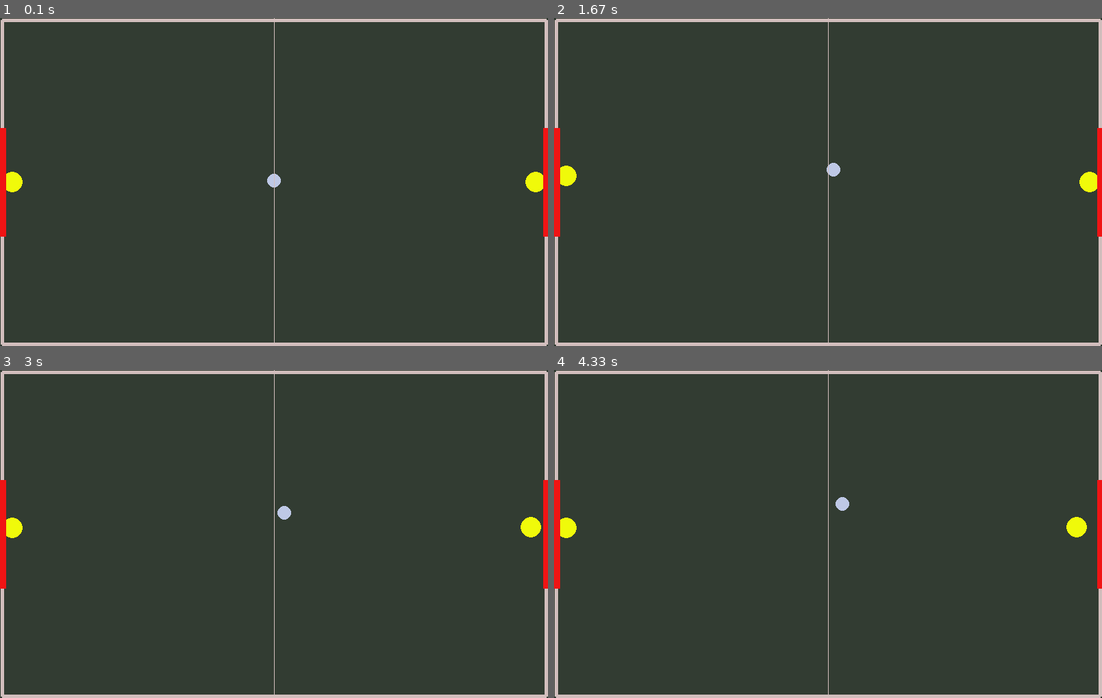
Above: before the commit, frames 1-4 (two rows, left to right).
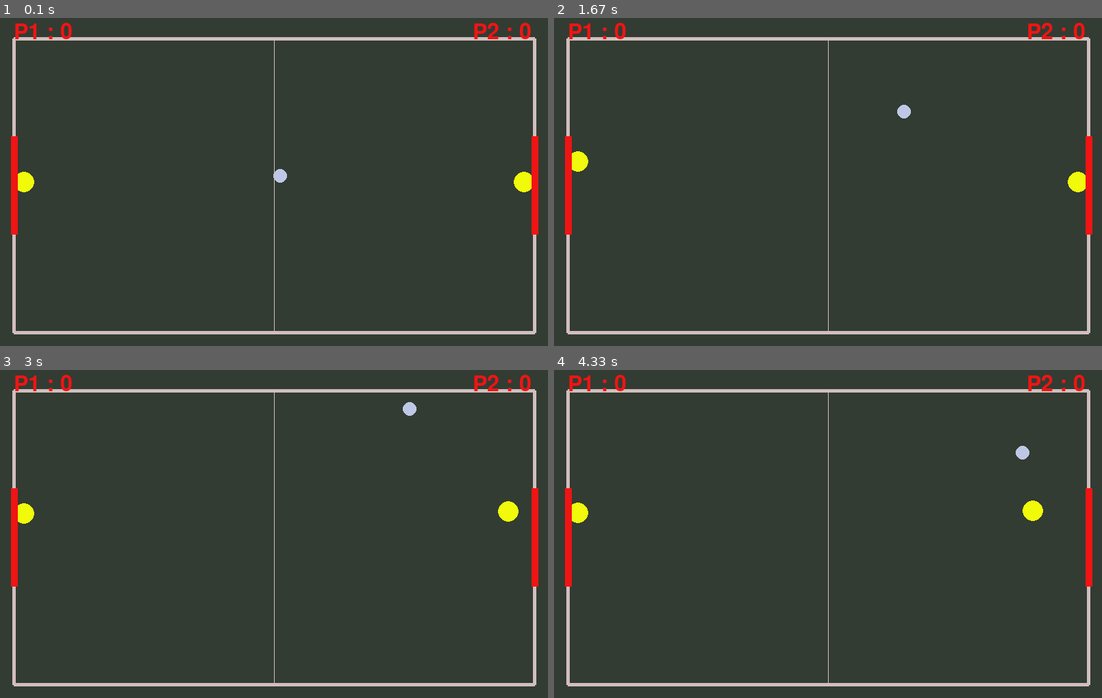
Above: after the commit, the same moments.

Repository: s40723150/pygame_airhockey
Game: pygame game, started from test_airhockey.py
Two runs of this game, one before a commit and one after it. Both use one fixed random seed, a clock stepped at 60 frames per second and the inputs below.
Inputs:
- Up to frame 1 (0.1 s): no input
- Up to frame 2 (1.67 s): hold W 0.33-0.8 s; hold Right 0.33-0.8 s; tap S at 0.83 s
- Up to frame 3 (3 s): hold Up 1.67-2.13 s; hold Left from 2.67 s (still down)
- Up to frame 4 (4.33 s): release Left at 3.2 s; hold Down 3.23-3.53 s; hold S 3.23-3.53 s; hold Left 3.57-3.97 s; hold A 3.57-3.97 s; hold Up from 4 s (still down); hold W from 4 s (still down)

The runs differ from the first frame. In frame 1, 7.8% of the frame differs, in the area x 0-100%, y 0-100%; in frame 2, 7.9%; in frame 3, 8.0%; in frame 4, 8.1%.

Commit message:
show p1 p2 score

Diff:
--- a/test_airhockey.py
+++ b/test_airhockey.py
@@ -1,4 +1,4 @@
-import pygame, pymunk, sys
+import pygame, pymunk, sys, random
 # Initial setting
 pygame.init()
 clock = pygame.time.Clock()
@@ -17,26 +17,28 @@
 color_payer = (240, 250, 10)
 color_line = (210, 190, 189)
 color_score = (240, 20, 20)
+color_text = (240, 20, 20)
 # Window collide area
-left = 3
+left = 20
 right = screen_width - left
-top = 3
-bottom = screen_height - top
+top = 30
+bottom = screen_height - left
 middle_x = screen_width / 2
 middle_y = screen_height / 2
 center = (middle_x, middle_y)
 h = abs(top - bottom)
 w = abs(left - right)
-# Player control
-player_up = False
-player_down = False
-player_left = False
-player_right = False
+def print_text(text, x, y = 5, color = color_text):
+    font = pygame.font.Font("freesansbold.ttf", 32)
+    surface = font.render(text, True, color)
+    screen.blit(surface, (x, y))
+
+
 class Ball():
     def __init__(self):
         self.body = pymunk.Body()
         self.body.position = center
-        self.body.velocity = 5, -10
+        self.body.velocity = 65, -60
         self.radius = 10
         self.shape = pymunk.Circle(self.body, self.radius)
         self.shape.density = 1
@@ -46,10 +48,12 @@
     def draw(self):
         x, y = self.body.position
         pygame.draw.circle(screen, color_ball, (int(x), int(y)), self.radius)
-    def reset(self, space, arbiter, data):
+    def reset(self, space = 0, arbiter = 0, data = 0):
         self.body.position = center
-        self.body.velocity = 5, -10
+        self.body.velocity = 15 * random.choice((1, -1)), -10* random.choice((1, -1))
         return False
+    def standarize_velocity(self, space = 0, arbiter = 0, data = 0):
+        self.body.velocity = self.body.velocity*(50/self.body.velocity.length)
 class Wall():
     def __init__(self, p1 ,p2, collision_number = None):
         self.body = pymunk.Body(body_type = pymunk.Body.STATIC)
@@ -70,6 +74,9 @@
         self.shape = pymunk.Circle(self.body, self.radius)
         self.shape.elasticity = 1
         space.add(self.body, self.shape)
+        self.shape.collision_type = 100
+        self.score = 0
+
         if active_area == active_areas[0]:
             self.move_area = 0
         elif active_area == active_areas[1]:
@@ -83,8 +90,7 @@
         v_x, v_y = self.body.velocity
         x, y = self.body.position
         directions = ("UP", "DOWN", "LEFT", "RIGHT")
-        velocity = 20
-
+        velocity = 70
         if direction == directions[0]:
             self.body.velocity = v_x, -velocity
         if direction == directions[1]:
@@ -112,25 +118,43 @@
                 self.body.velocity = 0, v_y
             if x >= right - self.radius and direction == directions[3]:
                 self.body.velocity = 0, v_y
-
     def stop(self):
         self.body.velocity = 0, 0
 
+
+
+
 def airhockey():
-    global mouse_trigger, quit_game
-    quit_game = False
     ball = Ball()
-    player_1 = Player(left+15, "LEFT")
-    player_2 = Player(right-15, "RIGHT")
     wall_left = Wall([left, top], [left, bottom])
     wall_right = Wall([right, top], [right, bottom])
     wall_top = Wall([left, top], [right, top])
     wall_bottom = Wall([left, bottom], [right, bottom])
+    # Player
+    player_1 = Player(left+15, "LEFT")
+    player_2 = Player(right-15, "RIGHT")
+
+    contact_with_player = space.add_collision_handler(1, 100)
+    contact_with_player.post_solve = ball.standarize_velocity
     # Score
-    score_1 = Wall([right, top + h/3], [right, bottom - h/3], 2)
-    score_2 = Wall([left, top + h/3], [left, bottom - h/3], 2)
-    scored = space.add_collision_handler(1, 2)
-    scored.begin = ball.reset
+    score_1 = Wall([right, top + h/3], [right, bottom - h/3], 101)
+    score_2 = Wall([left, top + h/3], [left, bottom - h/3], 102)
+    scored_1 = space.add_collision_handler(1, 101)
+    scored_2 = space.add_collision_handler(1, 102)
+
+    def player1_scored(space, arbiter, data):
+        player_1.score += 1
+        print(player_1.score)
+        ball.reset()
+        return False
+    scored_1.begin = player1_scored
+
+    def player2_scored(space, arbiter, data):
+        player_2.score += 1
+        ball.reset()
+        return False
+    scored_2.begin = player2_scored
+
     while True:
         for event in pygame.event.get():
             if event.type == pygame.QUIT:
@@ -140,7 +164,7 @@
         key = pygame.key.get_pressed()
         # Player 1
         if key[pygame.K_w]:
-            print("up")
+            #print("up")
             player_1.move("UP")
         else:
             player_1.stop()
@@ -179,7 +203,9 @@
         ball.draw()
         player_1.draw()
         player_2.draw()
-        pygame.draw.aaline(screen, color_line, (screen_width / 2, 0), (screen_width / 2, screen_height))
+        pygame.draw.line(screen, color_line, (screen_width / 2, top), (screen_width / 2, bottom))
+        print_text(f"P1 : {player_1.score}", left)
+        print_text(f"P2 : {player_2.score}", right-90)
         # Score
         score_1.draw(color=color_score, width=10)
         score_2.draw(color=color_score, width=10)
